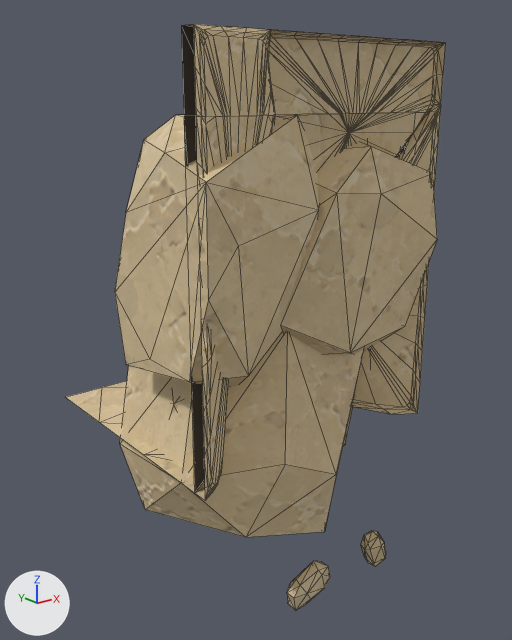
The glTF model assets/custom/models/ground_modules/ground_bottom_square_edge_08.glb: old version first, new version second.
Rendered twice from a camera (50 mm lens) standing at (-1.06, -1.58, 0.83) and looking at (0.55, 0.44, 0.02). Lighting does not change. The marker at lower left points along +X, +Y and +Z. The first picture is the older version. Mesh edges are drawn as thin lines. Vertices at exactly the same position are counted once.

Objects in the first picture: 'GroundBottomSquareEdge08_Body'.
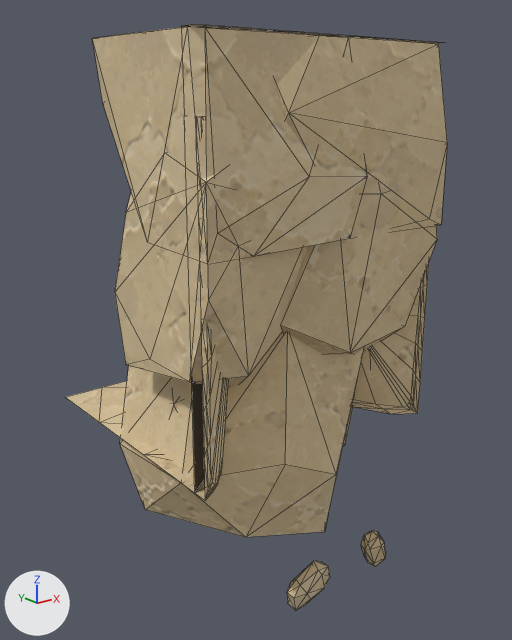
The change, as a diff of the scene's bpy script:
```diff
--- a/assets/custom/models/ground_modules/ground_bottom_square_edge_08.glb.py
+++ b/assets/custom/models/ground_modules/ground_bottom_square_edge_08.glb.py
@@ me_groundbottomsquareedge08_bodymesh @@
 # used by ob_groundbottomsquareedge08_body; location = (0.0, 0.0, 0.0)
-me_groundbottomsquareedge08_bodymesh.from_pydata(...)  # 546 vertices, 1019 faces; spans x 0.0..1.0, y -0.04..1.0, z -0.95..1.0
+me_groundbottomsquareedge08_bodymesh.from_pydata(...)  # 513 vertices, 899 faces; spans x 0.0..1.0, y -0.04..1.0, z -0.95..1.0
+# me_groundbottomsquareedge08_bodymesh part 1: a new loose piece of 25 vertices spanning x 0.0..0.69, y -0.04..0.55, z 0.4..1.0, in mat_sandstone_plate_15_003
+# me_groundbottomsquareedge08_bodymesh part 2
+# 83 vertices are removed from x 0.0..1.0, y -0.01..0.07, z 0.78..1.0
+# 247 faces are deleted
+# 4 vertices move within x 0.09..0.56, y -0.01..0.03, z 0.78
+# 25 vertices are added at x 0.23..1.0, y -0.04..0.5, z 0.4..1.0
+# 6 new faces join them, mat_sandstone_plate_1_007
+# 17 new faces join them, mat_sandstone_plate_2_007
+# 10 new faces join them, mat_sandstone_plate_3_007
+# 48 new faces join them, mat_sandstone_plate_15_003
 me_groundbottomsquareedge08_bodymesh.materials.append(mat_sandstone_plate_1_007)
```

What differs and where, as boxes [x1, y1, x2, y2] in the pictures (512 x 640 px):
'GroundBottomSquareEdge08_Body', reshaped: before [66, 24, 445, 611]; after [66, 24, 447, 611]
part 1 of me_groundbottomsquareedge08_bodymesh, added (beige): after [92, 27, 367, 260]
part 2 of me_groundbottomsquareedge08_bodymesh, built on: before [194, 24, 445, 157]; after [277, 36, 447, 229]
